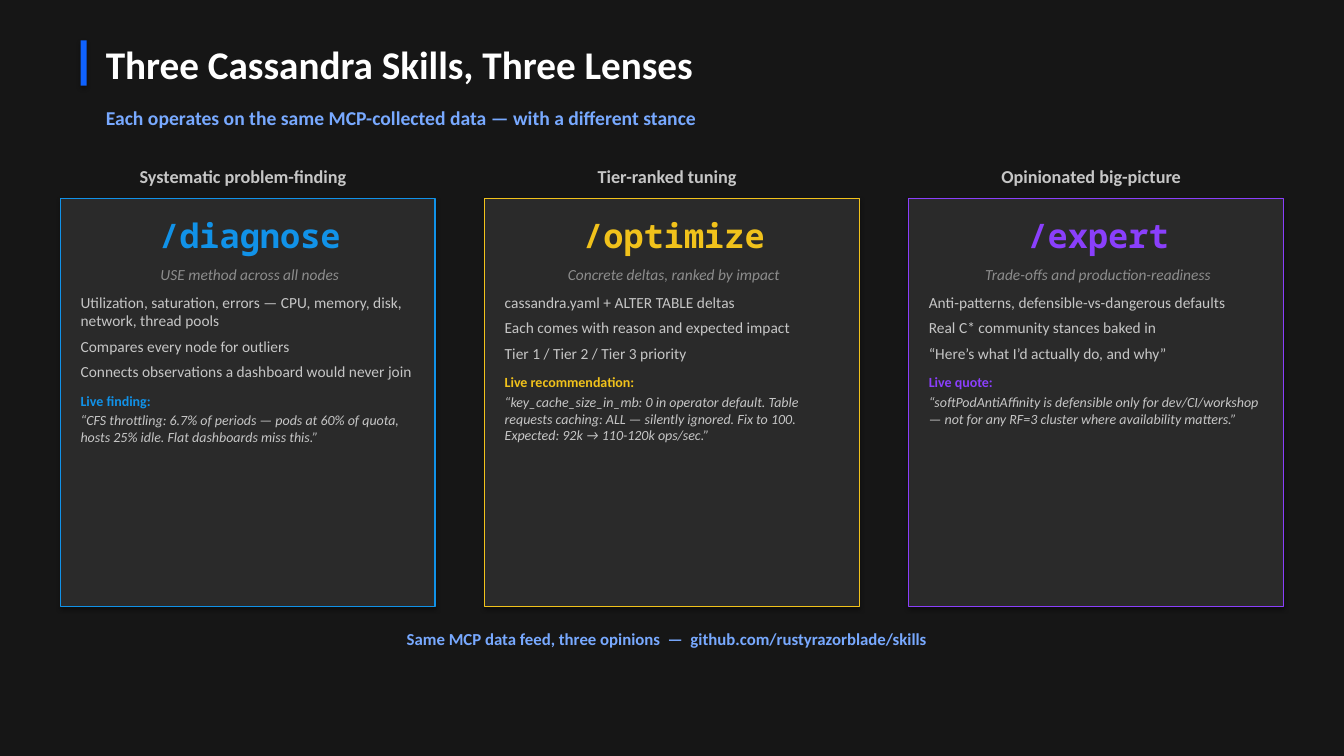
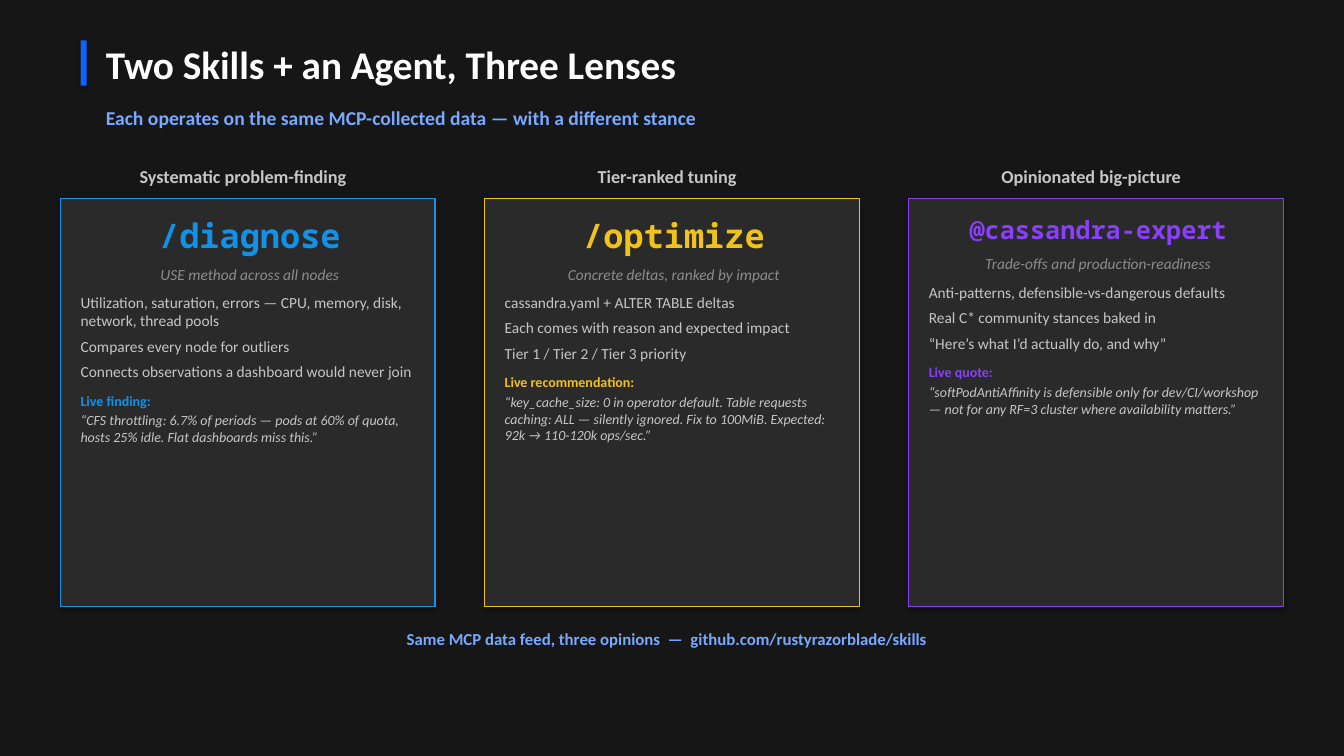
Before and after one commit to jamesc127/k8ssandra-mcp-workshop, a slide deck: slide 16 of k8ssandra-reference-architecture.pptx. Drawn at 1344x756 pixels with LibreOffice and Linux fonts; fonts in the diff are those of the drawing. Boxes give left, top, right and bottom in pixels: in the first picture for what was removed or moved away, otherwise in the second. Text is boxed around its words. In the diff, an @@ line names an element or a change of style, - is before the commit and + after.

```diff
--- a/k8ssandra-reference-architecture.pptx
+++ b/k8ssandra-reference-architecture.pptx
@@ text at (x1=106, y1=51, x2=676, y2=86): text changed @@
-Three Cassandra Skills, Three Lenses
+Two Skills + an Agent, Three Lenses
@@ text in rectangle at (x1=970, y1=220, x2=1227, y2=245): text changed; size 24 to 18 pt @@
-/expert
+@cassandra-expert
@@ text in rectangle at (x1=505, y1=397, x2=826, y2=442): text changed @@
-“key_cache_size_in_mb: 0 in operator default. Table requests caching: ALL — silently ignored. Fix to 100. Expected: 92k → 110-120k ops/sec.”
+“key_cache_size: 0 in operator default. Table requests caching: ALL — silently ignored. Fix to 100MiB. Expected: 92k → 110-120k ops/sec.”
```
Also in this commit, not shown: 13 other slides changed, 1 slide removed.
